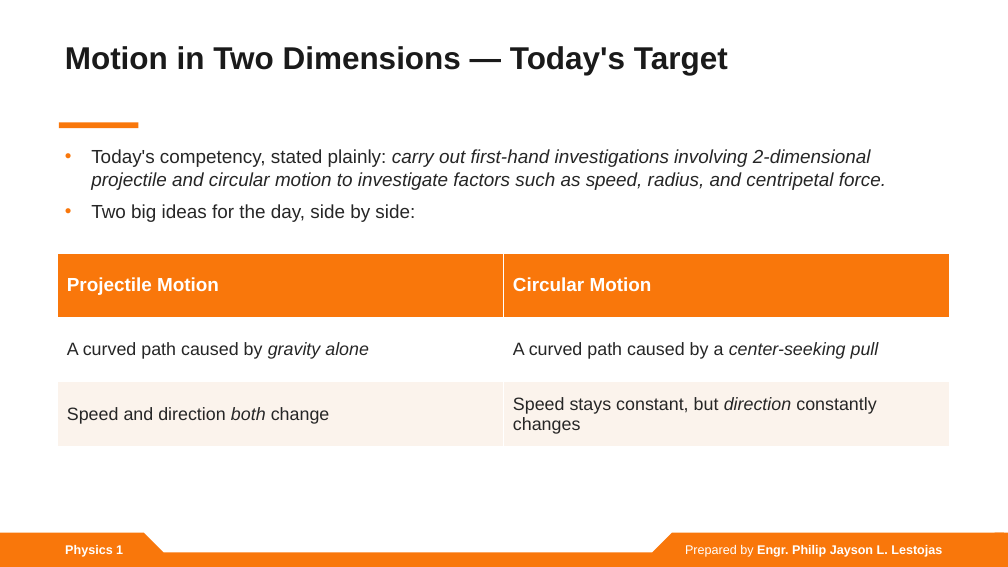
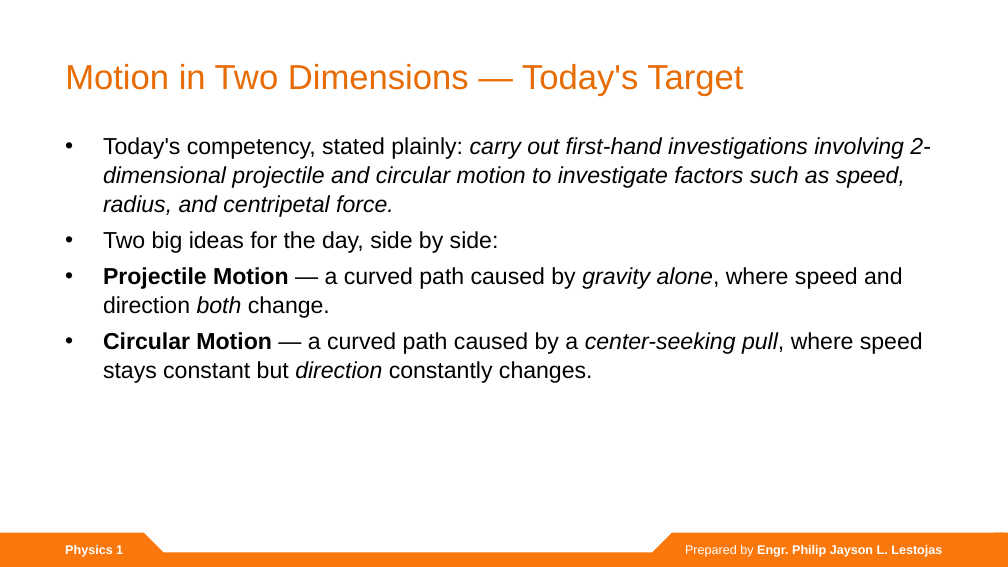
Before and after one commit to lestojas/physics, a slide deck: slide 2 of Projectile and Circular Motion.pptx. Drawn at 1008x567 pixels with LibreOffice and Linux fonts; fonts in the diff are those of the drawing. Boxes give left, top, right and bottom in pixels: in the first picture for what was removed or moved away, otherwise in the second. Text is boxed around its words. In the diff, an @@ line names an element or a change of style, - is before the commit and + after.

Commit message:
Revise deck to match template exactly (text-only content)
- Reuse the template's content-slide design: orange-gradient ExtraBold title + TT Hoves bulleted body
- Remove custom accent bars, equation bands, callout boxes, tables, and generated diagram images
- Convert comparison tables to template-style bullets; render equations as simple centered lines
- Body text auto-fits the template body box (keeps 28pt where content allows)

```diff
--- a/Projectile and Circular Motion.pptx
+++ b/Projectile and Circular Motion.pptx
@@ text "Motion in Two Dimensions — ...": place and size @@
-text "Motion in Two Dimensions — ..." at bbox=[65, 46, 728, 75]
+text "Motion in Two Dimensions — ..." at bbox=[65, 64, 743, 96]
@@ text "Motion in Two Dimensions — ..." at bbox=[65, 64, 743, 96]: size 30 to 33 pt, text colour #1A1A1A to gradient #B45404 to #E86C06 to #F9770B, bold off @@
@@ text "Today's competency, stated plainly: carry ...": place and size @@
-text "Today's competency, stated plainly: carry ..." at bbox=[91, 149, 886, 222]
+text "Today's competency, stated plainly: carry ..." at bbox=[103, 137, 931, 383]
@@ rectangle removed at bbox=[59, 123, 138, 128] @@
@@ text at bbox=[103, 137, 931, 253]: size 18 to 22 pt, text colour #262626 to #000000 in "Today's competency, stated plainly: carry out first-hand ...", "Two big ideas for the day, side ..."; indent changed; line spacing 1.03 to 1.04; less space between paragraphs @@
@@ table removed at bbox=[57, 253, 950, 446], 3 rows, 2 columns @@
-Projectile Motion | Circular Motion
-A curved path caused by gravity alone | A curved path caused by a center-seeking pull
-Speed and direction both change | Speed stays constant, but direction constantly changes
@@ text at bbox=[103, 267, 923, 383]: paragraphs added @@
+• Projectile Motion — a curved path caused by gravity alone, where speed and direction both change.
+• Circular Motion — a curved path caused by a center-seeking pull, where speed stays constant but direction constantly changes.
```
Also in this commit, not shown: 21 other slides changed, 8 other files.
